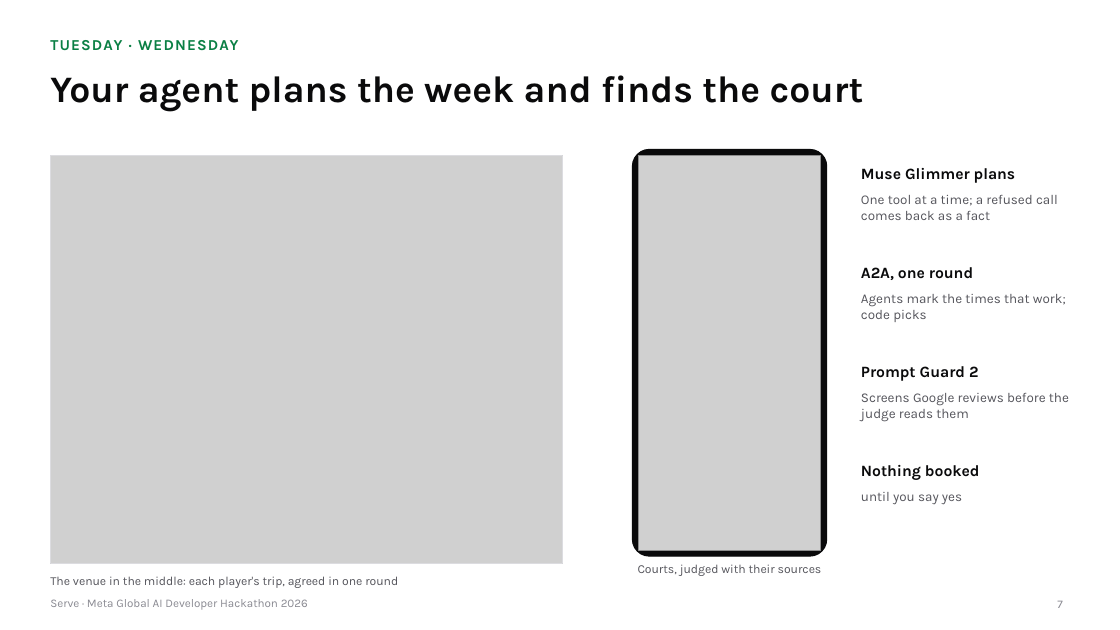
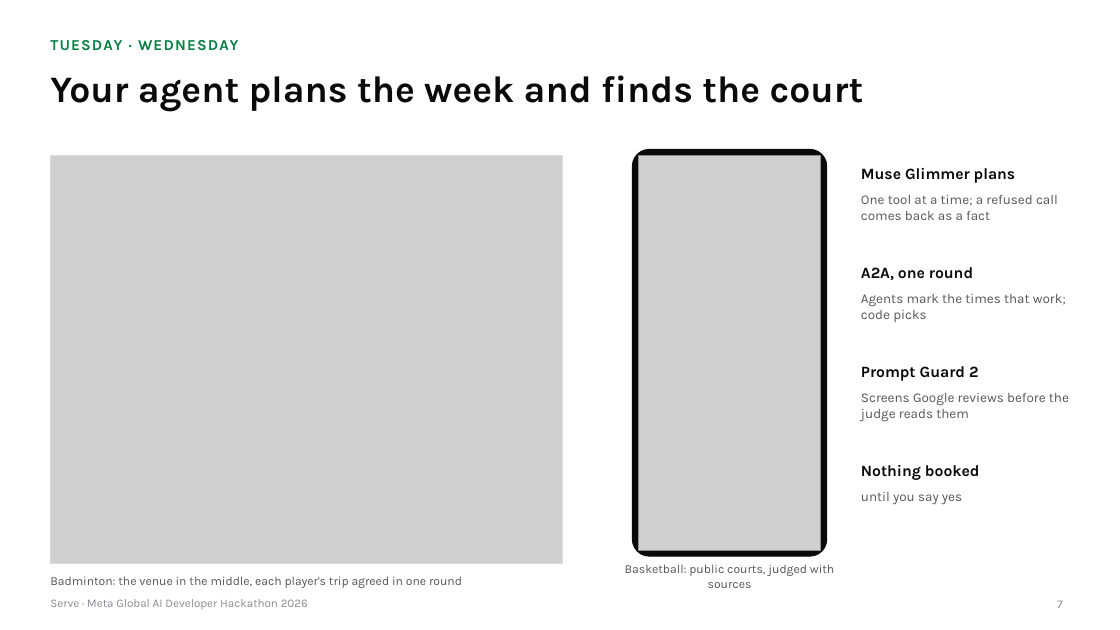
Before and after one commit to gino6178/serve-meta-hackathon, a slide deck: slide 7 of video/deck/Serve_Meta_deck.pptx. Drawn at 1120x630 pixels with LibreOffice and Linux fonts; fonts in the diff are those of the drawing; grey boxes stand for pictures. Boxes give left, top, right and bottom in pixels: in the first picture for what was removed or moved away, otherwise in the second. Text is boxed around its words. In the diff, an @@ line names an element or a change of style, - is before the commit and + after.

```diff
--- a/video/deck/Serve_Meta_deck.pptx
+++ b/video/deck/Serve_Meta_deck.pptx
@@ text at [625,564,834,588]: text changed @@
-Courts, judged with their sources
+Basketball: public courts, judged with sources
@@ text at [50,576,462,588]: text changed @@
-The venue in the middle: each player's trip, agreed in one round
+Badminton: the venue in the middle, each player's trip agreed in one round
```
Also in this commit, not shown: 4 other slides changed, 2 other files.
